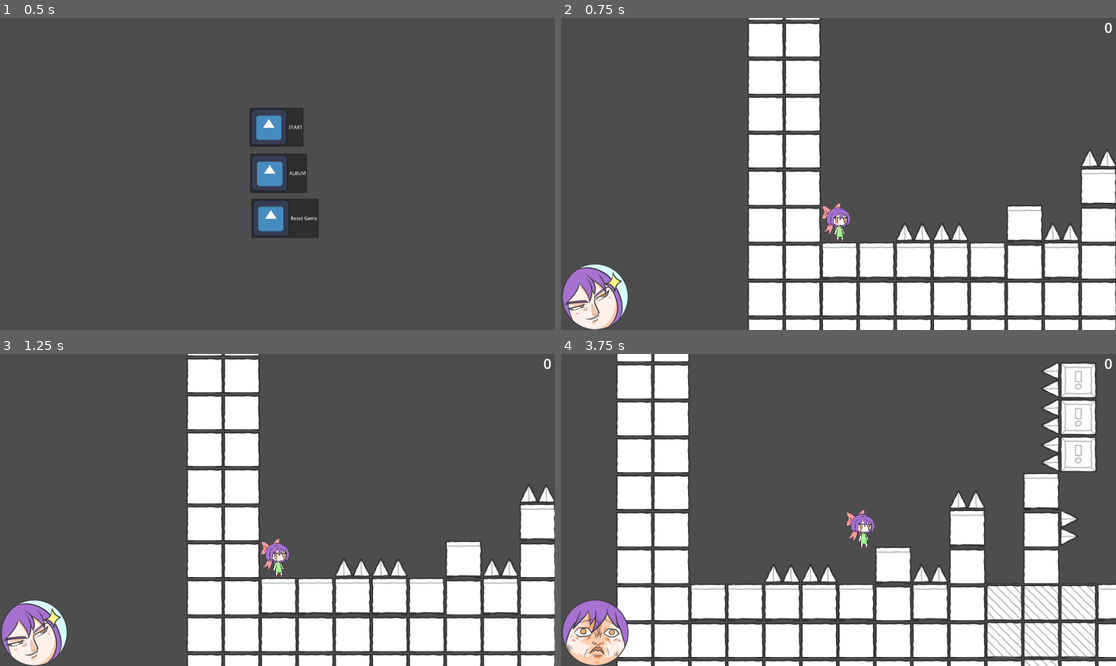
Above: before the commit, frames 1-4 (two rows, left to right).
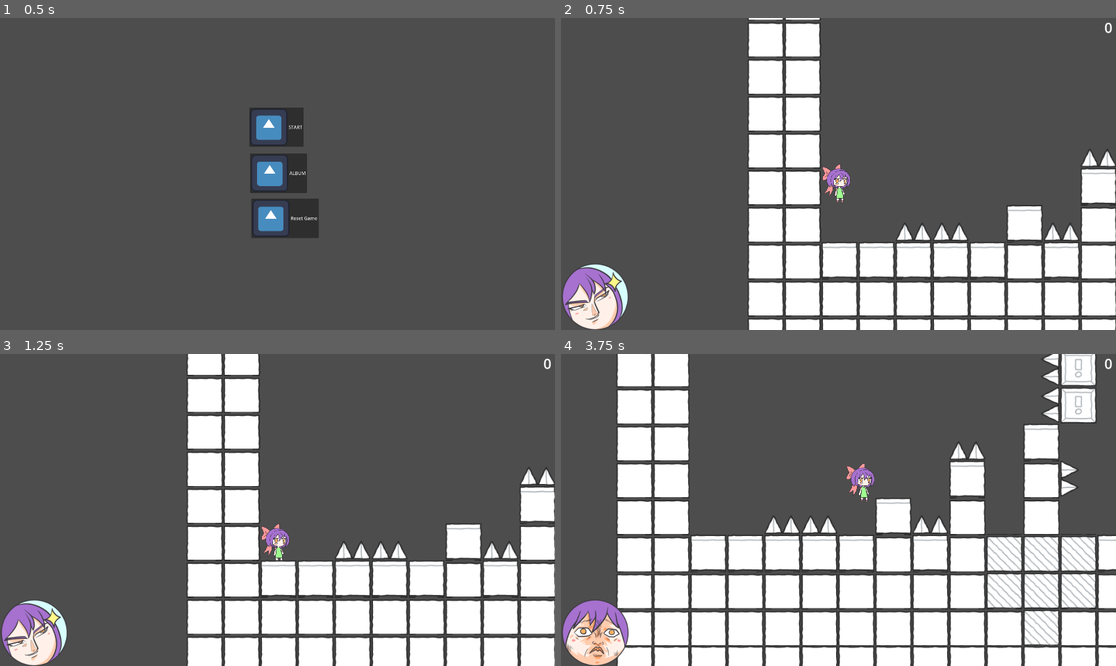
Above: after the commit, the same moments.

Repository: Cordar/mgj2024
Game: Godot game, scene res://scenes/UI/start_menu.tscn
The game is run twice, just before and just after one commit, with the same random seed, the same clock (stepped at 60 frames per second) and the same inputs. The engine's default icon, where the game draws it, is replaced by a stand-in: a white triangle on a blue panel in a dark square.
Inputs (mouse positions are in pixels of both pictures, inside the frame that each line leads up to):
- Up to frame 1 (0.5 s): no input
- Up to frame 2 (0.75 s): click "START" at 0.5 s
- Up to frame 3 (1.25 s): no input
- Up to frame 4 (3.75 s): tap Enter (ui_accept) at 1.25, 1.52, 2.27 s; move the mouse to (960, 494) at 1.27 s; hold Right (ui_right) 1.28-2.03 s; hold F 1.28-2.03 s; click (960, 494) at 1.42 s; move the mouse to (727, 525) at 2.02 s; hold S 2.03-2.78 s; tap Space at 2.1, 3.6 s; move the mouse to (894, 441) at 2.77 s; hold Right (ui_right) 2.78-3.53 s; hold F 2.78-3.53 s; move the mouse to (810, 572) at 3.52 s; hold W from 3.53 s (still down); click (810, 572) at 3.67 s

Frame 1 is identical in both runs. In frame 2, 1.1% of the frame differs, in the area x 33-100%, y 13-86%; in frame 3, 12%; in frame 4, 25%, in the area x 10-100%, y 0-100%.

Commit message:
more stuff

Diff:
--- a/scenes/player.tscn
+++ b/scenes/player.tscn
@@ -102,7 +102,6 @@
 script = ExtResource("1_voref")
 
 [node name="CollisionShape2D" type="CollisionShape2D" parent="."]
-position = Vector2(-0.624995, 113.311)
 scale = Vector2(0.387, 1)
 shape = SubResource("RectangleShape2D_pg85q")
 
@@ -114,7 +113,6 @@
 [node name="Sprite2D" type="Sprite2D" parent="."]
 texture_filter = 1
 texture_repeat = 2
-position = Vector2(-0.624996, 107.311)
 scale = Vector2(0.642188, 0.653883)
 texture = ExtResource("2_1dpvg")
 hframes = 8
Not shown, changed: assets/player/idle.png.import
